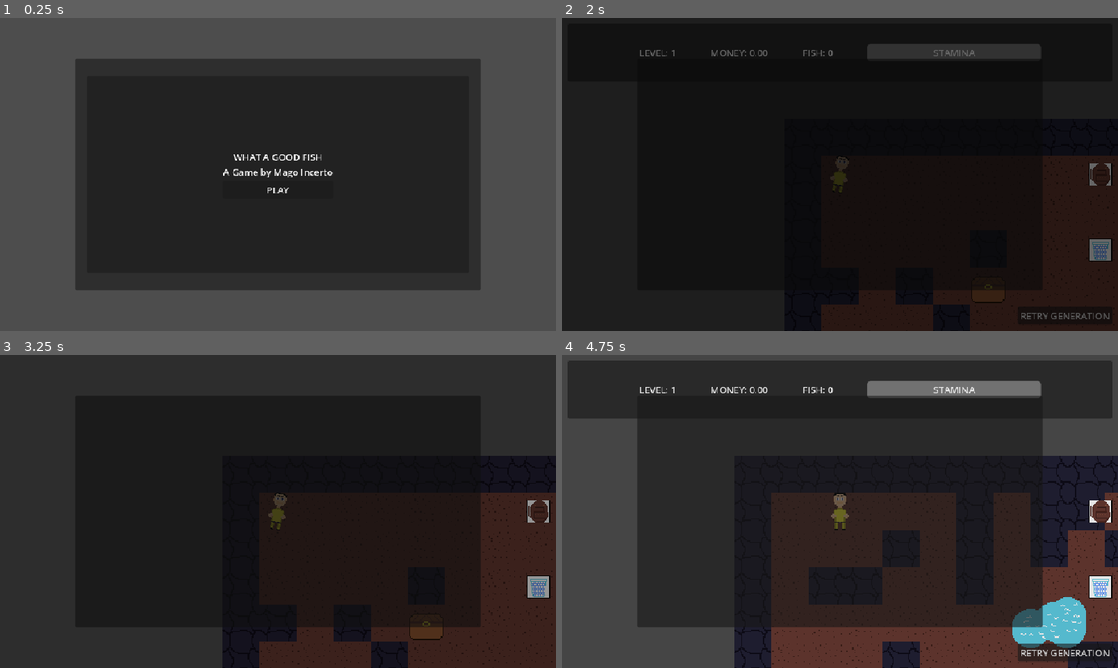
Above: before the commit, frames 1-4 (two rows, left to right).
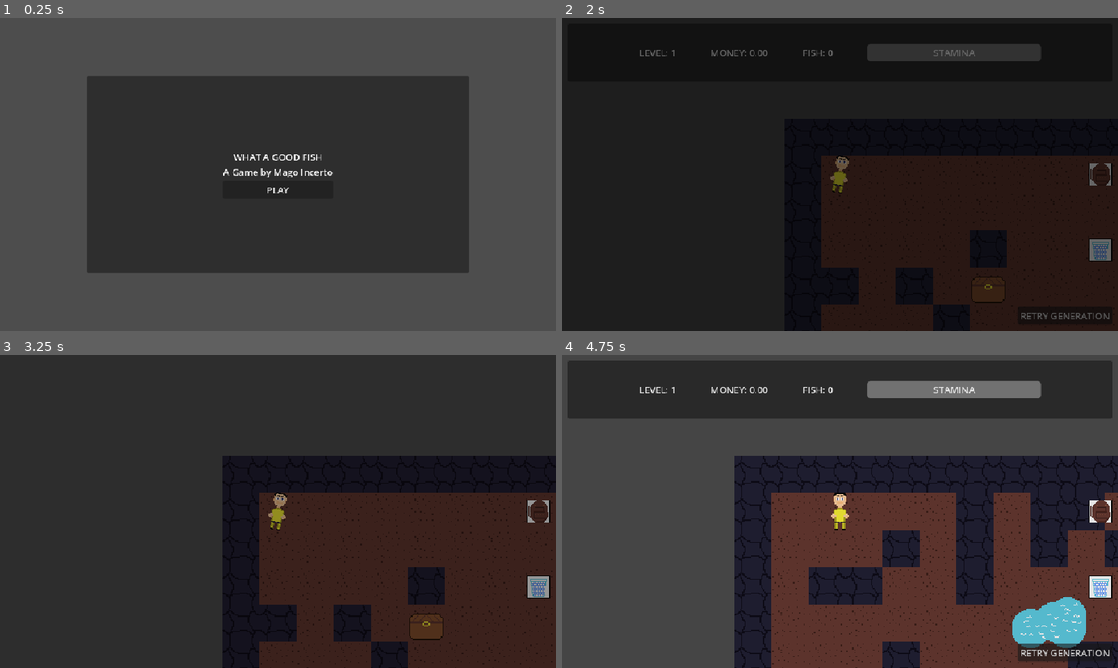
Above: after the commit, the same moments.

Repository: GustavoIgor/what-a-good-fish
Game: Godot game, scene res://Scenes/main_menu.tscn
Same seed, same stepped clock (60 frames per second), same inputs: the game is played once before the commit and once after it.
Inputs (mouse positions are in pixels of both pictures, inside the frame that each line leads up to):
- Up to frame 1 (0.25 s): no input
- Up to frame 2 (2 s): click "PLAY" at 0.5 s; click "PLAY" at 1.25 s
- Up to frame 3 (3.25 s): click "RETRY GENERATION" at 2 s; click "RETRY GENERATION" at 2.75 s
- Up to frame 4 (4.75 s): tap Enter (ui_accept) at 3.5 s; move the mouse to (962, 495) at 3.52 s; hold D (right) 3.53-4.25 s; hold E (fishing) 3.53-4.25 s; click (962, 495) at 3.67 s; tap T (shop) at 3.77 s; click "RETRY GENERATION" at 4.25 s

The runs differ from the first frame. In frame 1, 10% of the frame differs, in the area x 13-87%, y 13-87%; in frame 2, 0.4%; in frame 3, 15%; in frame 4, 33%, in the area x 13-87%, y 13-88%.

Commit message:
Upgraded battle manager scene, need to fix loot logic

Diff:
--- /dev/null
+++ b/Resources/enemies/bat_enemy.tres
@@ -0,0 +1,12 @@
+[gd_resource type="Resource" script_class="EnemyResource" load_steps=3 format=3 uid="uid://1l1jgcemjkol"]
+
+[ext_resource type="Script" uid="uid://bqhmh5202ek3b" path="res://Resources/enemy_resource.gd" id="1_82yn3"]
+[ext_resource type="Texture2D" uid="uid://c01sihm6p0n05" path="res://Assets/Arts/bat.png" id="1_utlx8"]
+
+[resource]
+script = ExtResource("1_82yn3")
+icon = ExtResource("1_utlx8")
+level = 5
+max_hp = 20
+defense = 2
+metadata/_custom_type_script = "uid://bqhmh5202ek3b"
--- a/Resources/enemy_resource.gd
+++ b/Resources/enemy_resource.gd
@@ -2,6 +2,7 @@
 class_name EnemyResource
 
 @export var name: String = "Bat"
+@export var icon : Texture
 @export var level: int = 1
 @export var max_hp: int = 10
 @export var attack: int = 3
@@ -21,8 +22,7 @@
 	return current_hp <= 0
 
 func generate_loot() -> Array:
-	# Placeholder: depois você pode conectar loot table
 	var loot: Array = []
 	if randf() < 0.5:
-		loot.append("Potion") # Substituir por ItemResource no futuro
+		loot.append(preload("res://Resources/itens/small_potion.tres"))
 	return loot
--- a/Scenes/battle_manager.tscn
+++ b/Scenes/battle_manager.tscn
@@ -1,11 +1,185 @@
-[gd_scene load_steps=2 format=3 uid="uid://b8d8sjc11lf5e"]
+[gd_scene load_steps=8 format=3 uid="uid://b8d8sjc11lf5e"]
 
 [ext_resource type="Script" uid="uid://c0udg8f77sh3n" path="res://Scripts/battle_manager.gd" id="1_h1ip2"]
+[ext_resource type="PackedScene" uid="uid://c0gn662kyrh4u" path="res://Scenes/moving_back_ground.tscn" id="2_58ulb"]
+[ext_resource type="PackedScene" uid="uid://ew425eutsfhw" path="res://Scenes/item_slot.tscn" id="2_pjdjj"]
+
+[sub_resource type="StyleBoxFlat" id="StyleBoxFlat_58ulb"]
+bg_color = Color(1, 0.4745098, 0.5137255, 0.87058824)
+
+[sub_resource type="StyleBoxFlat" id="StyleBoxFlat_pjdjj"]
+bg_color = Color(1, 0, 0, 0.87058824)
+
+[sub_resource type="StyleBoxFlat" id="StyleBoxFlat_tvmj4"]
+bg_color = Color(0.4392157, 0.81960785, 1, 0.87058824)
+
+[sub_resource type="StyleBoxFlat" id="StyleBoxFlat_w1xkj"]
+bg_color = Color(0, 0.48235294, 0.7058824, 0.87058824)
 
 [node name="BattleManager" type="CanvasLayer"]
+visible = false
 script = ExtResource("1_h1ip2")
+item_slot = ExtResource("2_pjdjj")
+
+[node name="MovingBackGround" parent="." instance=ExtResource("2_58ulb")]
+position = Vector2(480, 270)
 
 [node name="BattlePanel" type="Panel" parent="."]
+custom_minimum_size = Vector2(700, 400)
+anchors_preset = 8
+anchor_left = 0.5
+anchor_top = 0.5
+anchor_right = 0.5
+anchor_bottom = 0.5
+offset_left = -350.0
+offset_top = -194.0
+offset_right = 350.0
+offset_bottom = 206.0
+grow_horizontal = 2
+grow_vertical = 2
+
+[node name="LogPanel" type="Panel" parent="BattlePanel"]
+custom_minimum_size = Vector2(0, 80)
+layout_mode = 1
+anchors_preset = 10
+anchor_right = 1.0
+grow_horizontal = 2
+
+[node name="ScrollContainer" type="ScrollContainer" parent="BattlePanel/LogPanel"]
+layout_mode = 1
+anchors_preset = 15
+anchor_right = 1.0
+anchor_bottom = 1.0
+grow_horizontal = 2
+grow_vertical = 2
+
+[node name="RichTextLabel" type="RichTextLabel" parent="BattlePanel/LogPanel/ScrollContainer"]
+custom_minimum_size = Vector2(700, 80)
+layout_mode = 2
+horizontal_alignment = 1
+vertical_alignment = 1
+
+[node name="ActionsPanel" type="Panel" parent="BattlePanel"]
+custom_minimum_size = Vector2(0, 100)
+layout_mode = 1
+anchors_preset = 12
+anchor_top = 1.0
+anchor_right = 1.0
+anchor_bottom = 1.0
+grow_horizontal = 2
+grow_vertical = 0
+
+[node name="HBoxContainer" type="HBoxContainer" parent="BattlePanel/ActionsPanel"]
+layout_mode = 1
+anchors_preset = 14
+anchor_top = 0.5
+anchor_right = 1.0
+anchor_bottom = 0.5
+offset_left = 376.0
+offset_top = -15.5
+offset_right = -3.0
+offset_bottom = 15.5
+grow_horizontal = 2
+grow_vertical = 2
+theme_override_constants/separation = 50
+alignment = 1
+
+[node name="Attack" type="Button" parent="BattlePanel/ActionsPanel/HBoxContainer"]
+layout_mode = 2
+text = "ATTACK"
+
+[node name="UseItem" type="Button" parent="BattlePanel/ActionsPanel/HBoxContainer"]
+layout_mode = 2
+text = "USE ITEM"
+
+[node name="Flee" type="Button" parent="BattlePanel/ActionsPanel/HBoxContainer"]
+layout_mode = 2
+text = "FLEE"
+
+[node name="VBoxContainer" type="VBoxContainer" parent="BattlePanel/ActionsPanel"]
+layout_mode = 1
+anchors_preset = 14
+anchor_top = 0.5
+anchor_right = 1.0
+anchor_bottom = 0.5
+offset_left = 3.0
+offset_top = -45.0
+offset_right = -338.0
+offset_bottom = 46.0
+grow_horizontal = 2
+grow_vertical = 2
+
+[node name="HPProgressBar" type="ProgressBar" parent="BattlePanel/ActionsPanel/VBoxContainer"]
+unique_name_in_owner = true
+custom_minimum_size = Vector2(200, 30)
+layout_mode = 2
+theme_override_styles/background = SubResource("StyleBoxFlat_58ulb")
+theme_override_styles/fill = SubResource("StyleBoxFlat_pjdjj")
+value = 40.0
+show_percentage = false
+
+[node name="HPLabel" type="Label" parent="BattlePanel/ActionsPanel/VBoxContainer/HPProgressBar"]
+unique_name_in_owner = true
+layout_mode = 1
+anchors_preset = 15
+anchor_right = 1.0
+anchor_bottom = 1.0
+grow_horizontal = 2
+grow_vertical = 2
+text = "HP : 100/100"
+horizontal_alignment = 1
+vertical_alignment = 1
+
+[node name="StaminaProgressBar" type="ProgressBar" parent="BattlePanel/ActionsPanel/VBoxContainer"]
+unique_name_in_owner = true
+custom_minimum_size = Vector2(0, 30)
+layout_mode = 2
+theme_override_styles/background = SubResource("StyleBoxFlat_tvmj4")
+theme_override_styles/fill = SubResource("StyleBoxFlat_w1xkj")
+value = 40.0
+show_percentage = false
+
+[node name="StaLabel" type="Label" parent="BattlePanel/ActionsPanel/VBoxContainer/StaminaProgressBar"]
+unique_name_in_owner = true
+layout_mode = 1
+anchors_preset = 15
+anchor_right = 1.0
+anchor_bottom = 1.0
+grow_horizontal = 2
+grow_vertical = 2
+text = "STAMINA : 100/100"
+horizontal_alignment = 1
+vertical_alignment = 1
+
+[node name="EnemyContainer" type="VBoxContainer" parent="BattlePanel"]
+layout_mode = 1
+anchors_preset = 8
+anchor_left = 0.5
+anchor_top = 0.5
+anchor_right = 0.5
+anchor_bottom = 0.5
+offset_left = -64.0
+offset_top = -112.0
+offset_right = 64.0
+offset_bottom = 74.0
+grow_horizontal = 2
+grow_vertical = 2
+
+[node name="EnemyLabel" type="Label" parent="BattlePanel/EnemyContainer"]
+unique_name_in_owner = true
+layout_mode = 2
+
+[node name="EnemyIcon" type="TextureRect" parent="BattlePanel/EnemyContainer"]
+unique_name_in_owner = true
+custom_minimum_size = Vector2(128, 128)
+layout_mode = 2
+
+[node name="EnemyProgressBar" type="ProgressBar" parent="BattlePanel/EnemyContainer"]
+unique_name_in_owner = true
+layout_mode = 2
+
+[node name="LootPanel" type="Panel" parent="."]
+visible = false
 custom_minimum_size = Vector2(700, 400)
 anchors_preset = 8
 anchor_left = 0.5
@@ -19,30 +193,17 @@
 grow_horizontal = 2
 grow_vertical = 2
 
-[node name="TextureRect" type="TextureRect" parent="BattlePanel"]
-layout_mode = 1
-anchors_preset = 8
-anchor_left = 0.5
-anchor_top = 0.5
-anchor_right = 0.5
-anchor_bottom = 0.5
-offset_left = -20.0
-offset_top = -20.0
-offset_right = 20.0
-offset_bottom = 20.0
-grow_horizontal = 2
-grow_vertical = 2
-
-[node name="LootPanel" type="Panel" parent="."]
-visible = false
-anchors_preset = 8
-anchor_left = 0.5
-anchor_top = 0.5
-anchor_right = 0.5
-anchor_bottom = 0.5
-offset_left = -20.0
-offset_top = -20.0
-offset_right = 20.0
-offset_bottom = 20.0
-grow_horizontal = 2
-grow_vertical = 2
+[node name="GridContainer" type="GridContainer" parent="LootPanel"]
+layout_mode = 1
+anchors_preset = 8
+anchor_left = 0.5
+anchor_top = 0.5
+anchor_right = 0.5
+anchor_bottom = 0.5
+grow_horizontal = 2
+grow_vertical = 2
+columns = 5
+
+[connection signal="pressed" from="BattlePanel/ActionsPanel/HBoxContainer/Attack" to="." method="_on_attack_pressed"]
+[connection signal="pressed" from="BattlePanel/ActionsPanel/HBoxContainer/UseItem" to="." method="_on_use_item_pressed"]
+[connection signal="pressed" from="BattlePanel/ActionsPanel/HBoxContainer/Flee" to="." method="_on_flee_pressed"]
--- a/Scenes/item_inventory.tscn
+++ /dev/null
@@ -1,6 +0,0 @@
-[gd_scene load_steps=2 format=3 uid="uid://dpgloi66js23f"]
-
-[ext_resource type="Script" uid="uid://61xrva7qdu2i" path="res://Scripts/item_inventory.gd" id="1_lvxgp"]
-
-[node name="ItemInventory" type="CanvasLayer"]
-script = ExtResource("1_lvxgp")
--- /dev/null
+++ b/Scenes/moving_back_ground.tscn
@@ -0,0 +1,14 @@
+[gd_scene load_steps=4 format=3 uid="uid://c0gn662kyrh4u"]
+
+[ext_resource type="Script" uid="uid://bodfuy1oc2eaf" path="res://Scripts/moving_back_ground.gd" id="1_fko33"]
+[ext_resource type="Texture2D" uid="uid://di5uhph0qxr0x" path="res://Assets/Arts/background1.png" id="2_3ch2j"]
+[ext_resource type="Texture2D" uid="uid://blq30eevnnxb4" path="res://Assets/Arts/background2.png" id="3_faobk"]
+
+[node name="MovingBackGround" type="Node2D"]
+script = ExtResource("1_fko33")
+
+[node name="Back1" type="Sprite2D" parent="."]
+texture = ExtResource("2_3ch2j")
+
+[node name="Back2" type="Sprite2D" parent="."]
+texture = ExtResource("3_faobk")
--- a/Scripts/battle_manager.gd
+++ b/Scripts/battle_manager.gd
@@ -6,21 +6,34 @@
 
 var enemy: EnemyResource
 
-@onready var ui_status = $StatusPanel
-@onready var ui_actions = $ActionPanel
-@onready var ui_log = $LogPanel/RichTextLabel
+@export var item_slot : PackedScene
+@onready var actions_panel = $BattlePanel/ActionsPanel
+@onready var log_panel = $BattlePanel/LogPanel/ScrollContainer/RichTextLabel
+@onready var loot_panel = $LootPanel
 
-func start_battle(enemy_res: EnemyResource) -> void:
+func start_battle(enemy_res: EnemyResource, back1 : Texture = null, back2 : Texture = null) -> void:
+	$MovingBackGround.swap_backgrounds(back1, back2)
+	log_panel.text = ""
 	enemy = enemy_res
+	%EnemyLabel.text = enemy.name
+	%EnemyIcon.texture = enemy.icon
+	%EnemyProgressBar.max_value = enemy.max_hp
 	state = BattleState.PLAYER_TURN
 	_log("A wild %s appeared!" % enemy.name)
 	_update_ui()
+	show()
 
 func _update_ui() -> void:
-	pass
+	%HPProgressBar.value = Global.player_stats["hp"]
+	%HPProgressBar.max_value = Global.player_stats["max_hp"]
+	%StaminaProgressBar.value = Global.player_stats["stamina"]
+	%StaminaProgressBar.max_value = Global.player_stats["max_stamina"]
+	%HPLabel.text = "HP: " + str(Global.player_stats["hp"]) + "|" + str(Global.player_stats["max_hp"])
+	%StaLabel.text = "STAMINA: " + str(Global.player_stats["stamina"]) + "|" + str(Global.player_stats["max_stamina"])
+	%EnemyProgressBar.value = enemy.current_hp
 
 func _log(text: String) -> void:
-	ui_log.add_text(text + "\n")
+	log_panel.add_text(text + "\n")
 
 # TURNS
 func on_player_attack() -> void:
@@ -45,10 +58,11 @@
 
 func on_player_run() -> void:
 	_log("You ran away...")
-	queue_free()
+	hide()
 
 func _enemy_turn() -> void:
-	var dmg = Global.change_hp(-enemy.attack)
+	var dmg = enemy.attack
+	Global.change_hp(-enemy.attack)
 	_log("%s hits you for %d damage!" % [enemy.name, dmg])
 	if Global.player_stats["hp"] == 0:
 		state = BattleState.DEFEAT
@@ -61,9 +75,27 @@
 	if victory:
 		_log("You defeated %s!" % enemy.name)
 		var loot = enemy.generate_loot()
-		_log("Loot: %s" % loot)
+		if loot:
+			$LootPanel.show()
+			for i in loot:
+				var item = item_slot.instantiate()
+				$LootPanel/GridContainer.add_child(item)
+				item.set_data_singular(i)
+		#_log("Loot: %s" + loot)
 		# Aqui você mostra tela de loot
+
+		#hide()
 	else:
 		_log("You were defeated...")
+		hide()
 		# Aqui você aplica a lógica de perder 3 itens e voltar para checkpoint
-	ui_actions.hide()
+	actions_panel.hide()
+
+func _on_attack_pressed() -> void:
+	on_player_attack()
+
+func _on_use_item_pressed() -> void:
+	pass
+
+func _on_flee_pressed() -> void:
+	on_player_run()
--- a/Scripts/dialogue_event_manager.gd
+++ b/Scripts/dialogue_event_manager.gd
@@ -17,3 +17,4 @@
 			Global.fishing = false
 		"fish_caught_failed":
 			Global.fishing = false
+			BattleManager.start_battle(preload("res://Resources/enemies/bat_enemy.tres"))
--- a/Scripts/item_inventory.gd
+++ /dev/null
@@ -1 +0,0 @@
-extends CanvasLayer
--- /dev/null
+++ b/Scripts/moving_back_ground.gd
@@ -0,0 +1,53 @@
+extends Node2D
+
+@onready var static_bg: Sprite2D = $Back1
+@onready var moving_bg: Sprite2D = $Back2
+
+var move_speed: float = 100.0
+var move_direction: Vector2 = Vector2.ZERO
+var is_moving: bool = true
+
+func _ready() -> void:
+	randomize()
+	_set_random_direction()
+	_center_backgrounds()
+
+func _process(delta: float) -> void:
+	if not is_moving:
+		return
+
+	moving_bg.position += move_direction * move_speed * delta
+	_check_bounds()
+
+# --- lógica principal ---
+func _set_random_direction() -> void:
+	var angle = randf() * TAU # TAU = 2*PI
+	move_direction = Vector2.RIGHT.rotated(angle).normalized()
+
+func _check_bounds() -> void:
+	var static_size = static_bg.texture.get_size()
+	var moving_center = moving_bg.position
+	var half_static = static_size / 2.0
+
+	# limites considerando que o static_bg está centralizado
+	if abs(moving_center.x) >= half_static.x or abs(moving_center.y) >= half_static.y:
+		_set_random_direction()
+
+func _center_backgrounds() -> void:
+	static_bg.position = Vector2.ZERO
+	moving_bg.position = Vector2.ZERO
+
+# --- funções de controle ---
+func stop_movement() -> void:
+	is_moving = false
+
+func start_movement() -> void:
+	is_moving = true
+
+func swap_backgrounds(new_static: Texture2D, new_moving: Texture2D) -> void:
+	if new_static:
+		static_bg.texture = new_static
+	if new_moving:
+		moving_bg.texture = new_moving
+	_center_backgrounds()
+	_set_random_direction()
Binary file added: Assets/Arts/background1.png
Not shown, added: Assets/Arts/background1.png.import
Binary file added: Assets/Arts/background2.png
Not shown, added: Assets/Arts/background2.png.import
Binary file added: Assets/Arts/bat.png
Not shown, added: Assets/Arts/bat.png.import
Not shown, removed: Scripts/item_inventory.gd.uid
Not shown, added: Scripts/moving_back_ground.gd.uid
